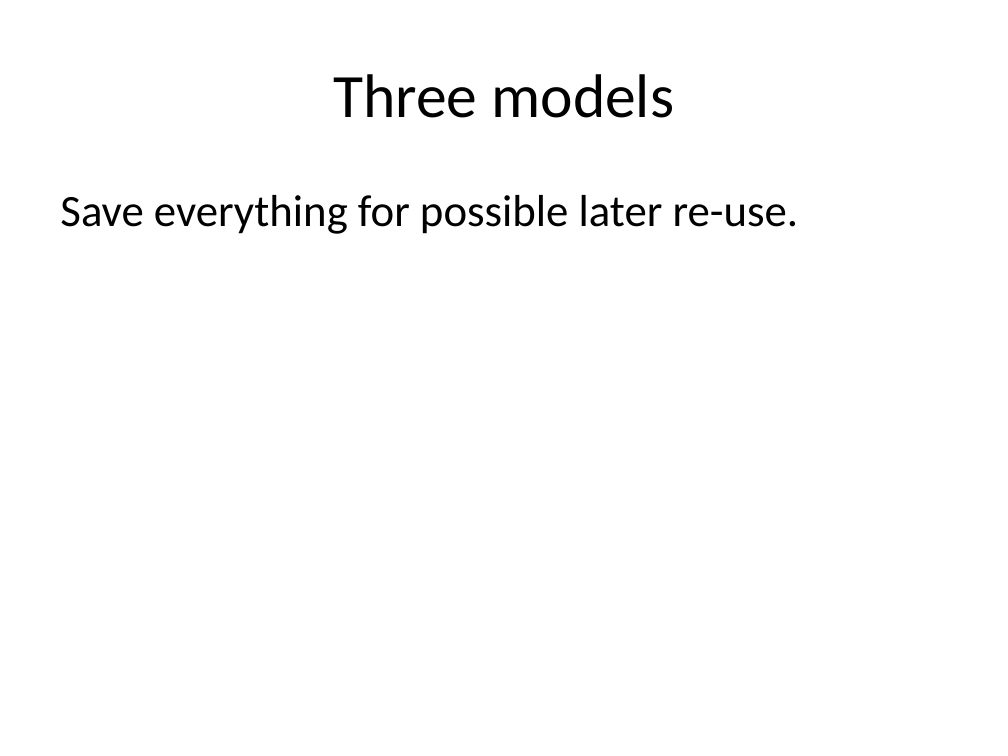
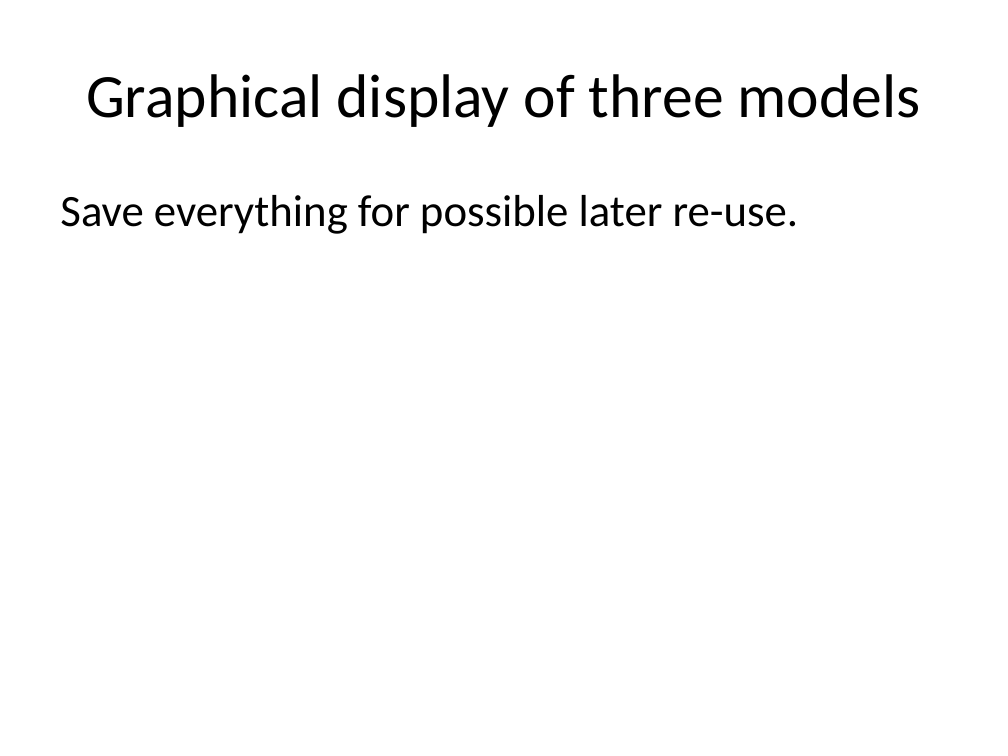
Before and after one commit to pmean/survival-lecture7, a slide deck: slide 39 of r/class7.pptx (slide 29 before the commit). Drawn at 1008x756 pixels with LibreOffice and Linux fonts; fonts in the diff are those of the drawing. Boxes give left, top, right and bottom in pixels: in the first picture for what was removed or moved away, otherwise in the second. Text is boxed around its words. In the diff, an @@ line names an element or a change of style, - is before the commit and + after.

Commit message:
Computed rats cluster and frailty models.

```diff
--- a/r/class7.pptx
+++ b/r/class7.pptx
@@ title at bbox=[86, 74, 921, 127]: text changed @@
-Three models
+Graphical display of three models
```
Also in this commit, not shown: 4 other slides changed, 10 slides added, 10 other files.
